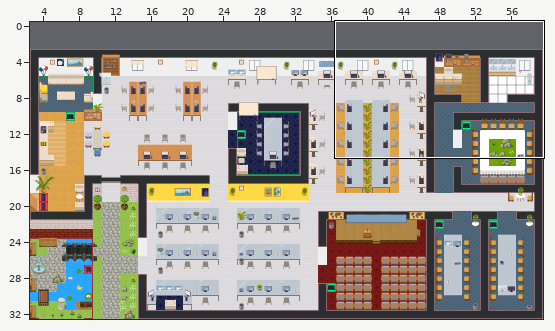
An edit to a level. Tiled map (JSON), GAD-office.tmj. The picture above shows the old version from afar; the outline marks the close-up.
Close-up. The starting point:
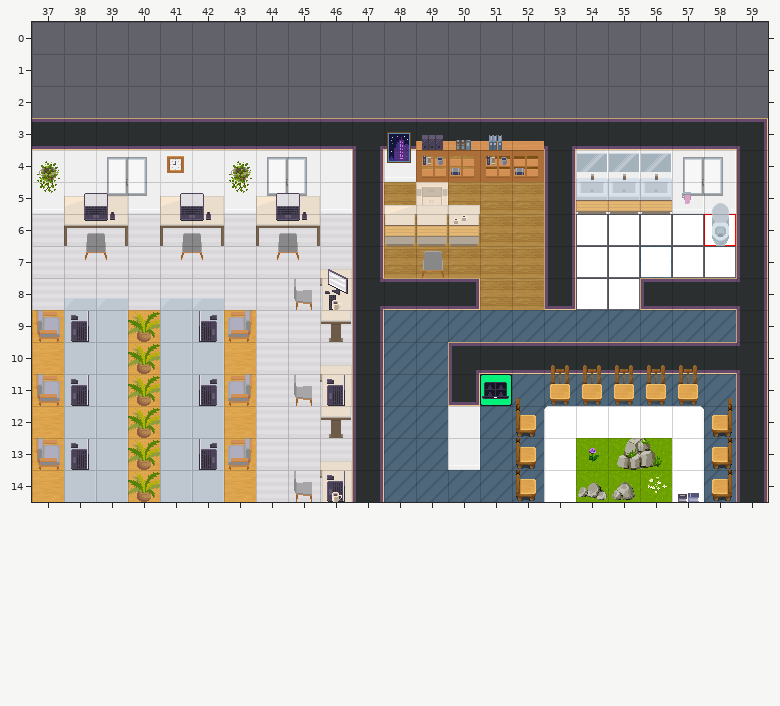
Cells are 32x32 px. Shown: x 37..59, y 0..14. The commit also changed other parts of the map, which this record leaves out.
The result:
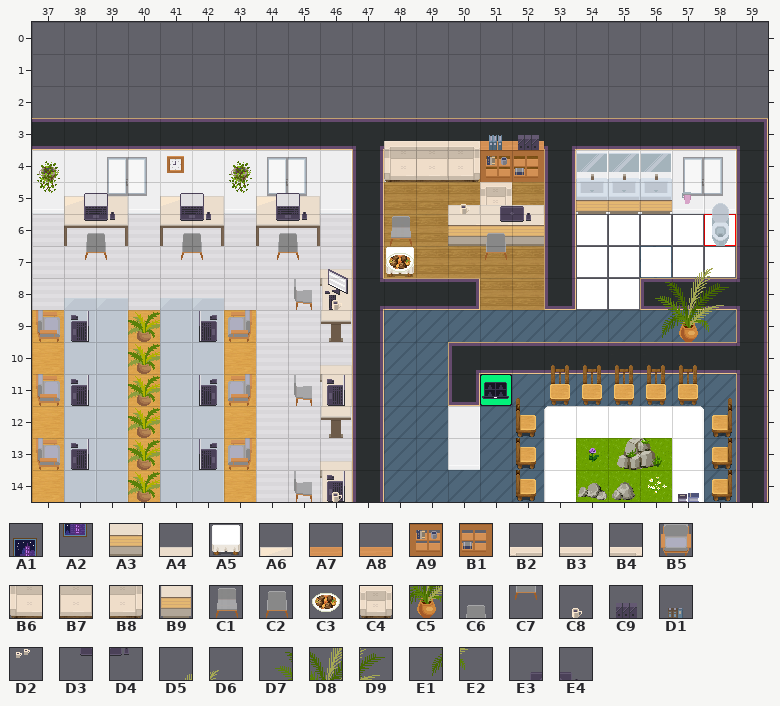
Key: from "Chunk 1": A1 178, A2 183, A3 208, A4 210, A5 211, A6 213; from "Chunk 2": A7 4, A8 5, A9 10, B1 11, B2 13, B3 14, B4 15, B5 25, B6 27, B7 28, B8 29, B9 37, C1 40, C2 42, C3 46, C4 69, C5 78, C6 86, C7 91, C8 100, C9 109, D1 110, D2 120, D3 129, D4 130, D5 138, D6 139, D7 140, D8 141, D9 142, E1 144, E2 145, E3 146, E4 147.
__ is an empty cell.
Difference:
Layer "furniture/furniture1":
y 6: x 51..52 __ __ -> A3 A3
y 7: x 48 __ -> A5
Layer "furniture/furniture2":
y 3: x 48..50 A1 A7 A8 -> __ __ __
y 4: x 48..50 A2 A9 B1 -> __ __ __
y 5: x 49 B5 -> __
y 6: x 48..51 B9 B9 B9 __ -> C1 __ A3 C6
y 7: x 48..49 __ C2 -> C3 __; x 51 __ -> C7
Layer "furniture/furniture3":
y 3: x 48..50 __ C9 D1 -> B2 B3 B4; x 52 __ -> C9
y 4: x 48..50 __ __ __ -> B6 B7 B8
y 5: x 49 C4 -> __; x 51 __ -> C4
y 6: x 50 D2 -> __
Layer "above/above1":
y 5: x 48..49 A6 A4 -> __ __; x 51..52 __ __ -> A4 A4
y 6: x 51..52 __ __ -> D3 D4
Layer "above/above2":
y 5: x 50..52 __ __ __ -> C8 E3 E4
y 6: x 51..52 __ __ -> D3 D4
y 7: x 57..58 __ __ -> D5 D6
y 8: x 56..58 __ __ __ -> D7 D8 D9
y 9: x 56..58 __ __ __ -> E1 C5 E2
